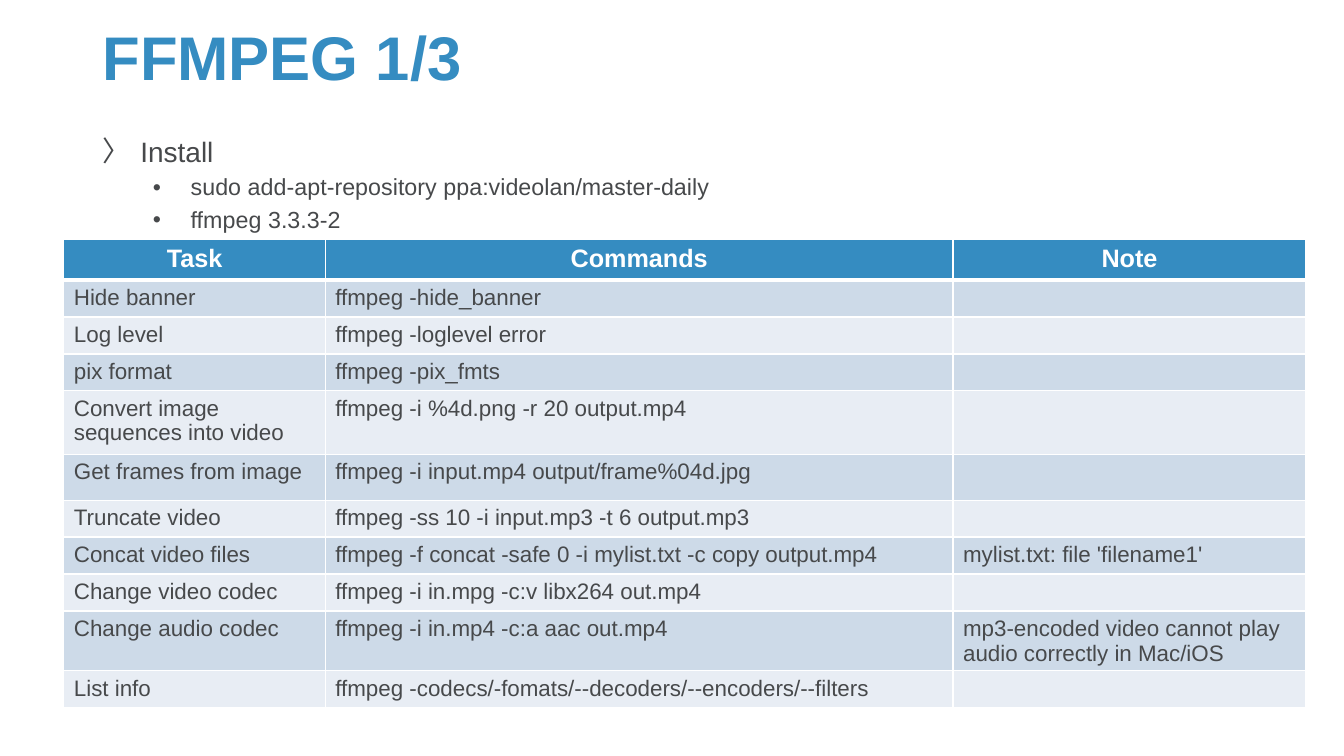
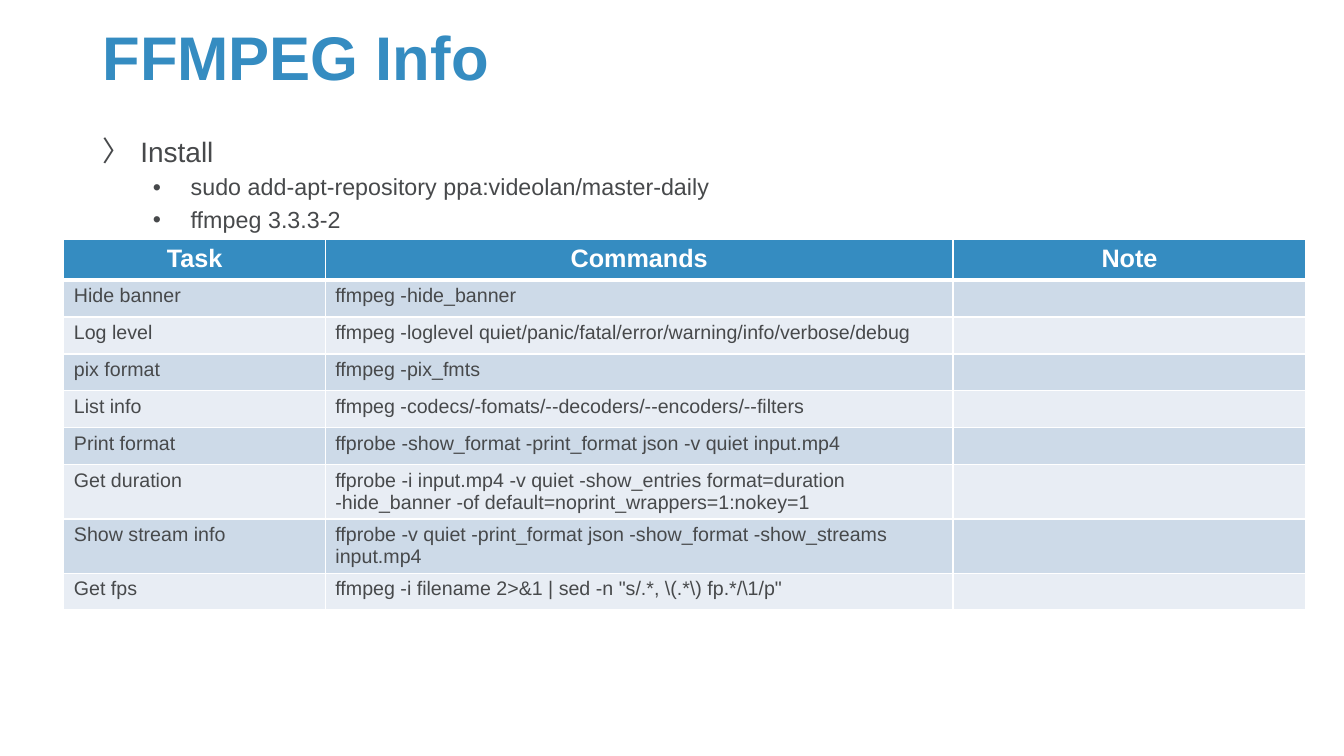
Before and after one commit to Sparks-Lu/TechNotes, a slide deck: slide 9 of Misc/Media-Notes.pptx (slide 8 before the commit). Drawn at 1344x756 pixels with LibreOffice and Linux fonts; fonts in the diff are those of the drawing; background and template pictures are left out. Boxes give left, top, right and bottom in pixels: in the first picture for what was removed or moved away, otherwise in the second. Text is boxed around its words. In the diff, an @@ line names an element or a change of style, - is before the commit and + after.

```diff
--- a/Misc/Media-Notes.pptx
+++ b/Misc/Media-Notes.pptx
@@ title at [102,35,489,81]: text changed @@
-FFMPEG 1/3
+FFMPEG Info
@@ table at [64,240,1306,616] @@
-row 3, column 2: ffmpeg -loglevel error
+row 3, column 2: ffmpeg -loglevel quiet/panic/fatal/error/warning/info/verbose/debug
-row 5: Convert image sequences into video | ffmpeg -i %4d.png -r 20 output.mp4 | 
-row 6: Get frames from image | ffmpeg -i input.mp4 output/frame%04d.jpg | 
-row 7: Truncate video | ffmpeg -ss 10 -i input.mp3 -t 6 output.mp3 | 
-row 8: Concat video files | ffmpeg -f concat -safe 0 -i mylist.txt -c copy output.mp4 | mylist.txt: file 'filename1'
-row 9: Change video codec | ffmpeg -i in.mpg -c:v libx264 out.mp4 | 
-row 10: Change audio codec | ffmpeg -i in.mp4 -c:a aac out.mp4 | mp3-encoded video cannot play audio correctly in Mac/iOS
+row 6: Print format | ffprobe -show_format -print_format json -v quiet input.mp4 | 
+row 7: Get duration | ffprobe -i input.mp4 -v quiet -show_entries format=duration -hide_banner -of default=noprint_wrappers=1:nokey=1 | 
+row 8: Show stream info | ffprobe -v quiet -print_format json -show_format -show_streams input.mp4 | 
+row 9: Get fps | ffmpeg -i filename 2>&1 | sed -n "s/.*, \(.*\) fp.*/\1/p" | 
```
Also in this commit, not shown: 2 other slides changed, 5 slides added, 3 other files.
